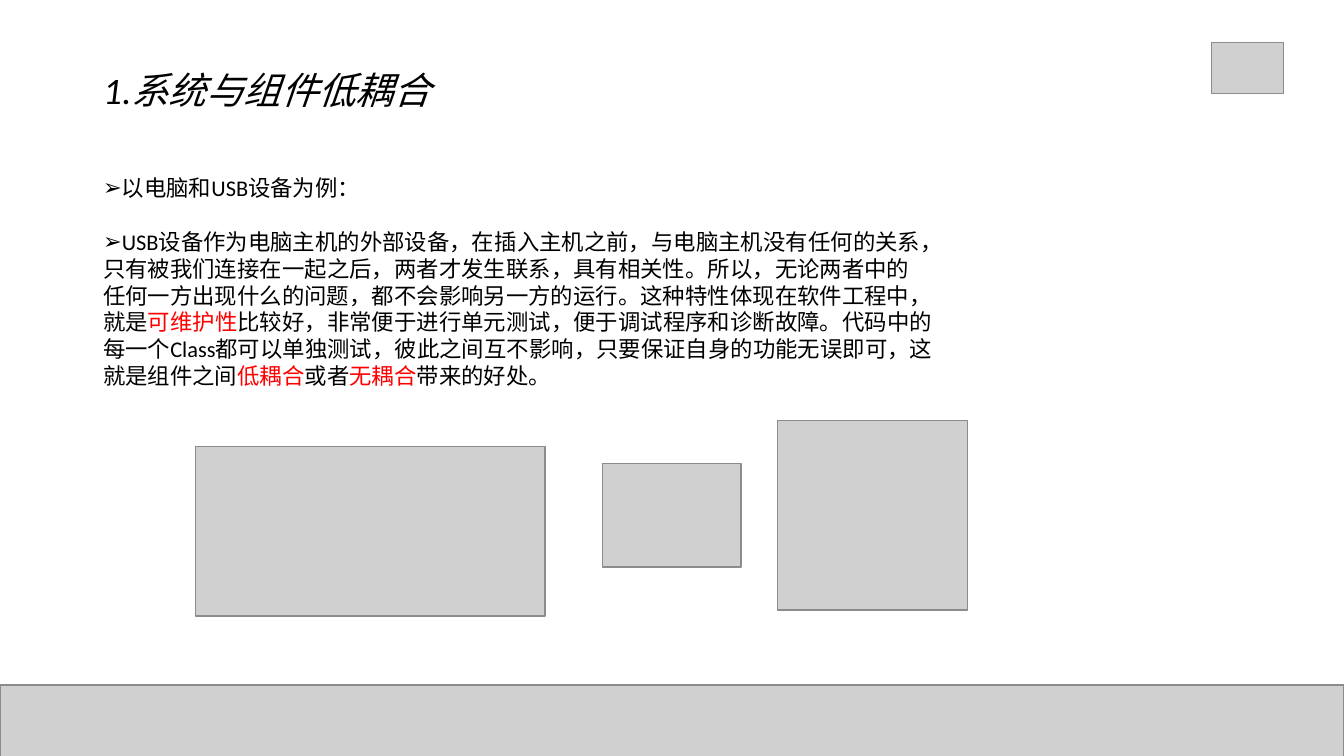
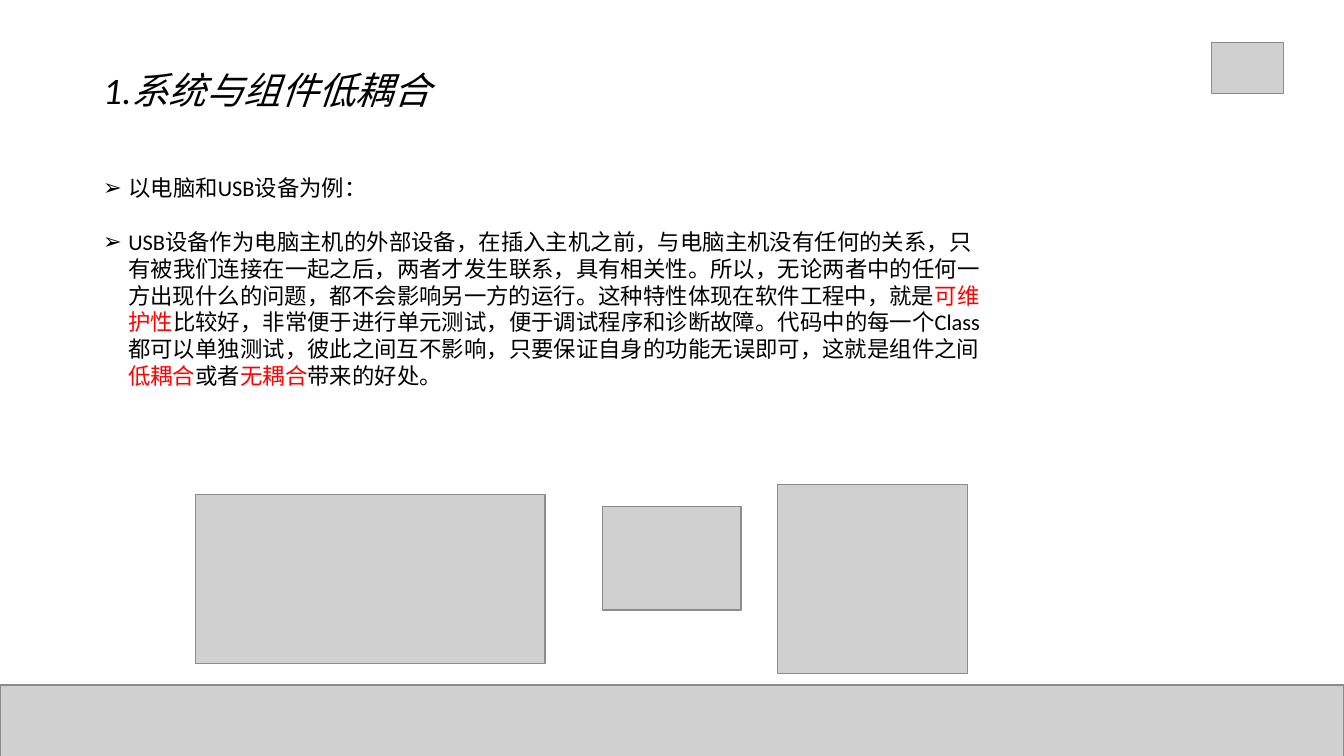
Before and after one commit to Mrchensama/DependenceInjection, a slide deck: slide 9 of 陈胡-依赖注入.pptx. Drawn at 1344x756 pixels with LibreOffice and Linux fonts; fonts in the diff are those of the drawing; grey boxes stand for pictures. Boxes give left, top, right and bottom in pixels: in the first picture for what was removed or moved away, otherwise in the second. Text is boxed around its words. In the diff, an @@ line names an element or a change of style, - is before the commit and + after.

```diff
--- a/陈胡-依赖注入.pptx
+++ b/陈胡-依赖注入.pptx
@@ text at bbox=[128, 177, 366, 198]: indent changed @@
@@ text at bbox=[128, 231, 980, 386]: text changed @@
-➢ USB设备作为电脑主机的外部设备，在插入主机之前，与电脑主机没有任何的关系，
-只有被我们连接在一起之后，两者才发生联系，具有相关性。所以，无论两者中的
-任何一方出现什么的问题，都不会影响另一方的运行。这种特性体现在软件工程中，
-就是可维护性比较好，非常便于进行单元测试，便于调试程序和诊断故障。代码中的
-每一个Class都可以单独测试，彼此之间互不影响，只要保证自身的功能无误即可，这
-就是组件之间低耦合或者无耦合带来的好处。
+➢ USB设备作为电脑主机的外部设备，在插入主机之前，与电脑主机没有任何的关系，只有被我们连接在一起之后，两者才发生联系，具有相关性。所以，无论两者中的任何一方出现什么的问题，都不会影响另一方的运行。这种特性体现在软件工程中，就是可维护性比较好，非常便于进行单元测试，便于调试程序和诊断故障。代码中的每一个Class都可以单独测试，彼此之间互不影响，只要保证自身的功能无误即可，这就是组件之间低耦合或者无耦合带来的好处。
@@ picture: place and size @@
-picture at bbox=[196, 446, 546, 616]
+picture at bbox=[196, 495, 546, 664]
@@ picture: place and size @@
-picture at bbox=[603, 464, 742, 567]
+picture at bbox=[603, 507, 742, 610]
@@ picture: place and size @@
-picture at bbox=[778, 421, 968, 610]
+picture at bbox=[778, 484, 968, 673]
```
Also in this commit, not shown: 28 other slides changed, 4 slides added, 4 slides removed, 5 other files.
